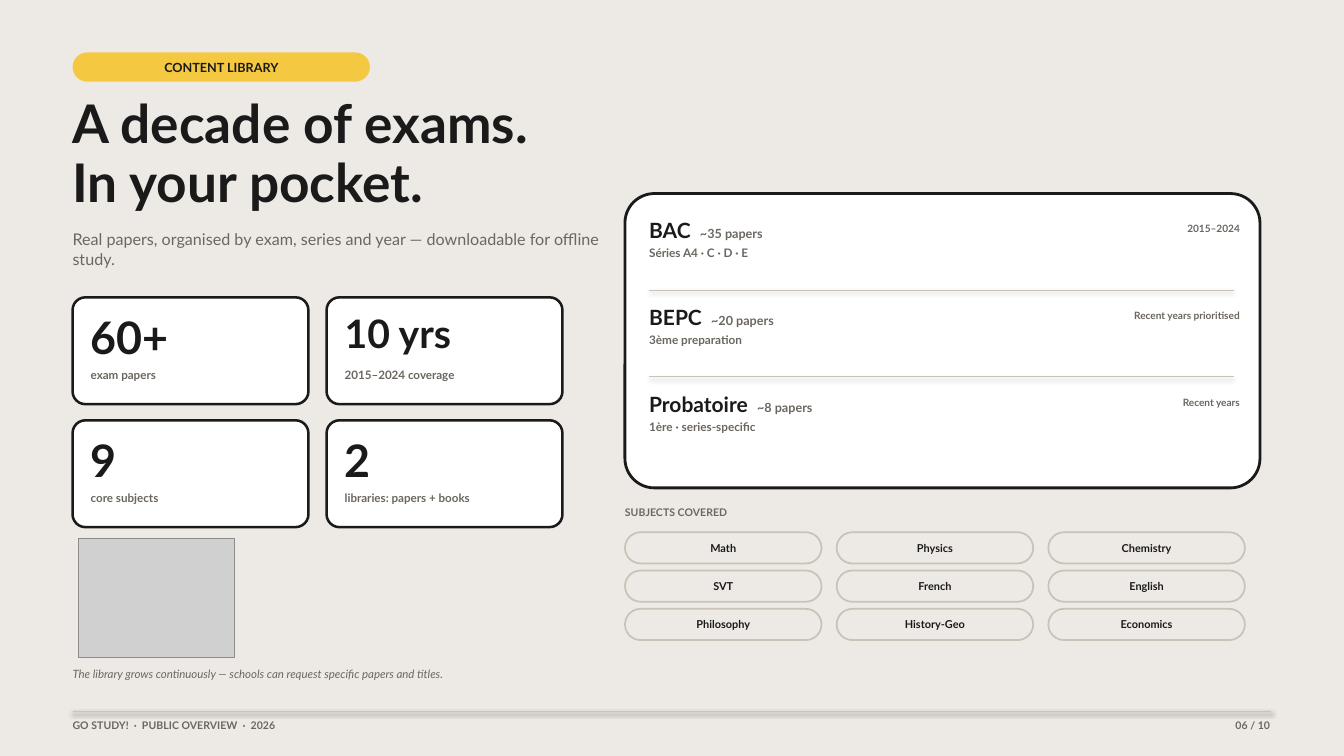
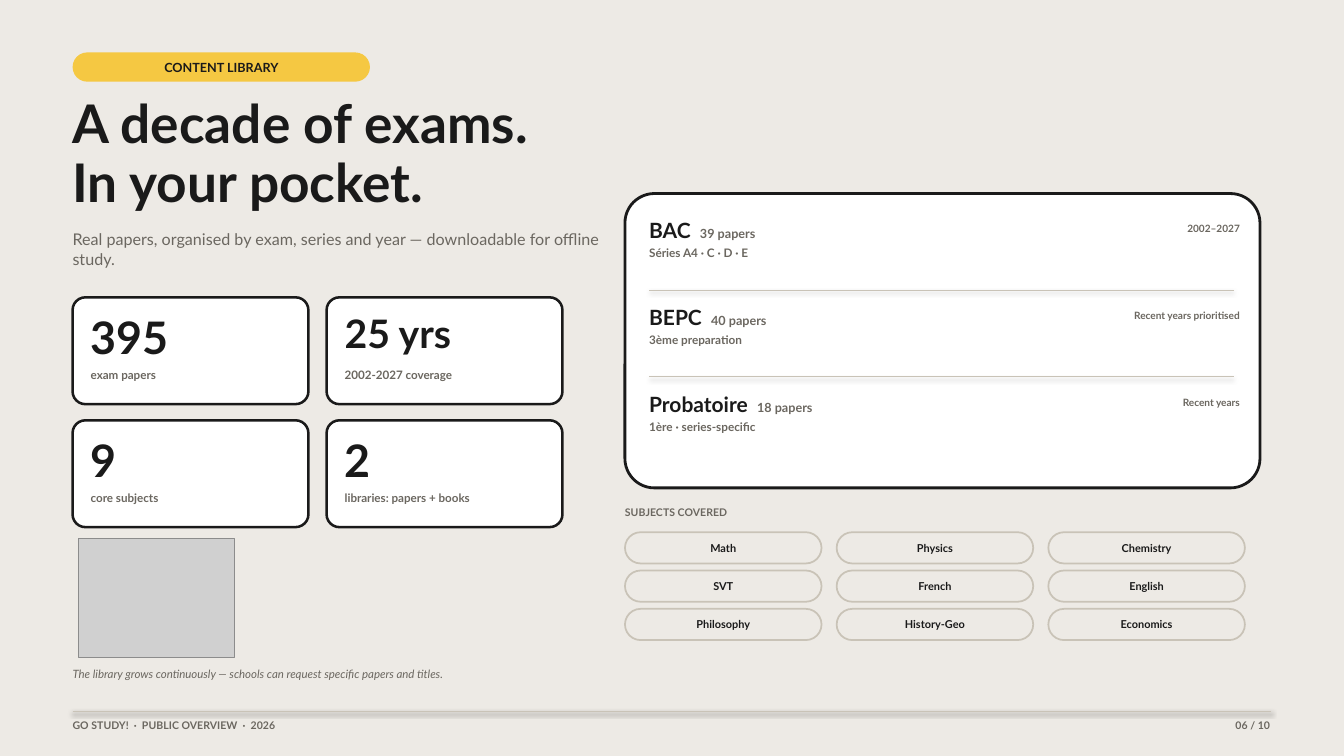
Before and after one commit to Mira-x77/grade-goal, a slide deck: slide 6 of presentations/Go-Study-Public-Overview-2026.pptx. Drawn at 1344x756 pixels with LibreOffice and Linux fonts; fonts in the diff are those of the drawing; grey boxes stand for pictures. Boxes give left, top, right and bottom in pixels: in the first picture for what was removed or moved away, otherwise in the second. Text is boxed around its words. In the diff, an @@ line names an element or a change of style, - is before the commit and + after.

```diff
--- a/presentations/Go-Study-Public-Overview-2026.pptx
+++ b/presentations/Go-Study-Public-Overview-2026.pptx
@@ text at [649,222,756,240]: text changed @@
-BAC ~35 papers
+BAC 39 papers
@@ text at [1187,224,1240,232]: text changed @@
-2015–2024
+2002–2027
@@ text at [91,321,169,355]: text changed @@
-60+
+395
@@ text at [345,319,451,355]: text changed @@
-10 yrs
+25 yrs
@@ text at [649,309,767,327]: text changed @@
-BEPC ~20 papers
+BEPC 40 papers
@@ text at [345,370,452,381]: text changed @@
-2015–2024 coverage
+2002-2027 coverage
@@ text at [649,396,813,414]: text changed @@
-Probatoire ~8 papers
+Probatoire 18 papers
```
Also in this commit, not shown: 5 other slides changed, 52 other files.
